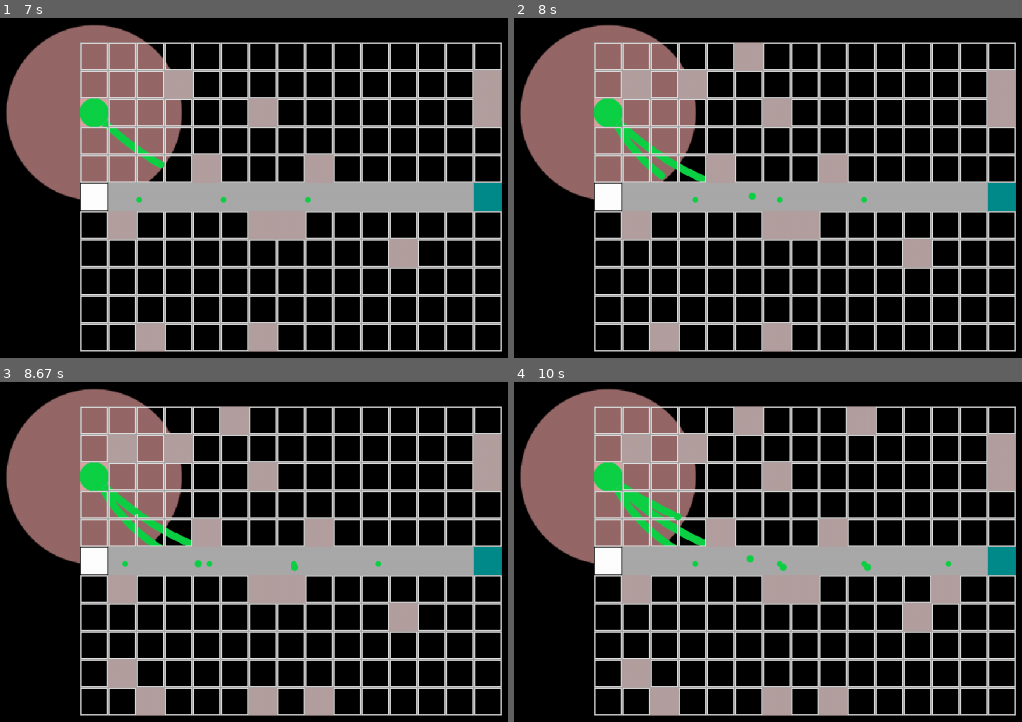
Above: before the commit, frames 1-4 (two rows, left to right).
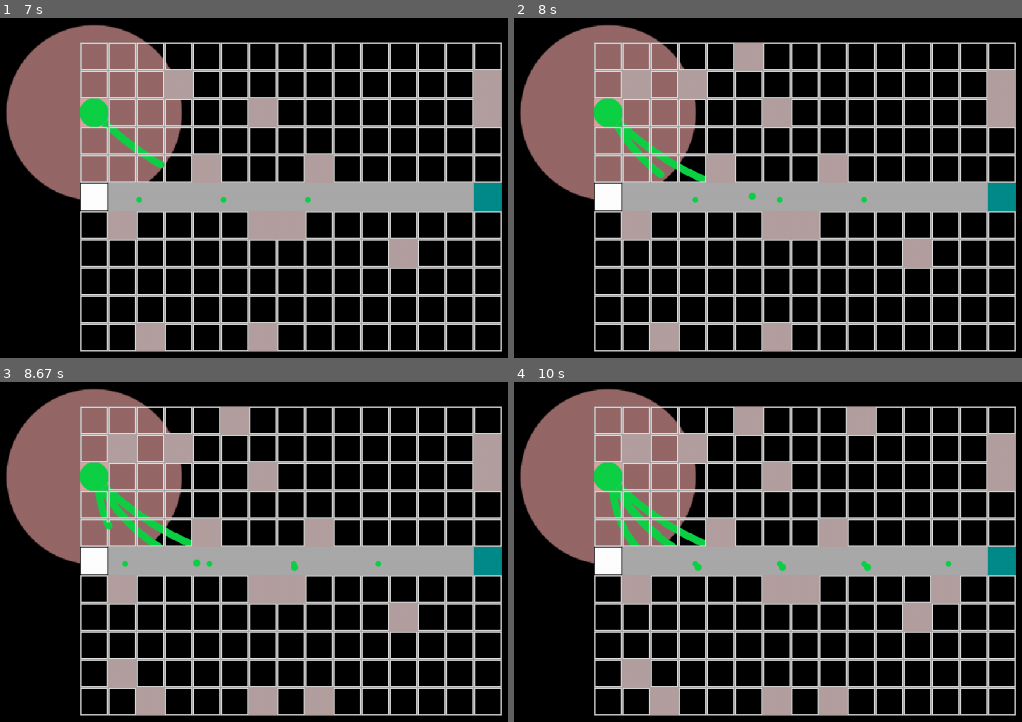
Above: after the commit, the same moments.

Repository: GawarWawar/pygame_project
Game: pygame game, started from main.py
Two runs of this game, one before a commit and one after it. Both use one fixed random seed, a clock stepped at 60 frames per second and the inputs below.
Inputs (mouse positions are in pixels of both pictures, inside the frame that each line leads up to):
- Up to frame 1 (7 s): click (259, 218) at 0.38 s; click (294, 228) at 0.72 s; click (396, 242) at 1.55 s; click (248, 327) at 2.38 s; click (259, 109) at 2.72 s; click (162, 92) at 3.05 s; click (477, 106) at 4.38 s; click (492, 72) at 4.72 s; click (330, 174) at 5.05 s; click (96, 106) at 5.38 s; click (157, 344) at 5.72 s; click (96, 103) at 6.05 s; click (116, 235) at 6.38 s; click (203, 177) at 6.72 s
- Up to frame 2 (8 s): click (630, 75) at 7.05 s; click (747, 45) at 7.88 s
- Up to frame 3 (8.67 s): click (121, 684) at 8.22 s; click (330, 694) at 8.55 s
- Up to frame 4 (10 s): click (854, 419) at 9.38 s; click (935, 592) at 9.72 s

Frame 1 is identical in both runs. In frame 2, less than 0.1% of the frame differs, in the area x 21-30%, y 35-48%; in frame 3, 0.2%; in frame 4, 0.7%, in the area x 18-54%, y 29-56%.

Commit message:
fixed enemy detection

Diff:
--- a/entities/towers.py
+++ b/entities/towers.py
@@ -14,11 +14,10 @@
         foes: list[enemies.Enemy]
     ):
         for foe in foes:
-            if self.rect.colliderect(foe.rect):
+            if self.rect.colliderect(foe.rect) and foe not in self.foes_in_range:
                 self.foes_in_range.append(foe)
-            else:
-                if foe in self.foes_in_range:
-                    self.foes_in_range.pop(self.foes_in_range.index(foe))
+            elif foe in self.foes_in_range:
+                self.foes_in_range.pop(self.foes_in_range.index(foe))
 
 class Projectile (basic_tiles.Tile):
     target: enemies.Enemy|None  = None
